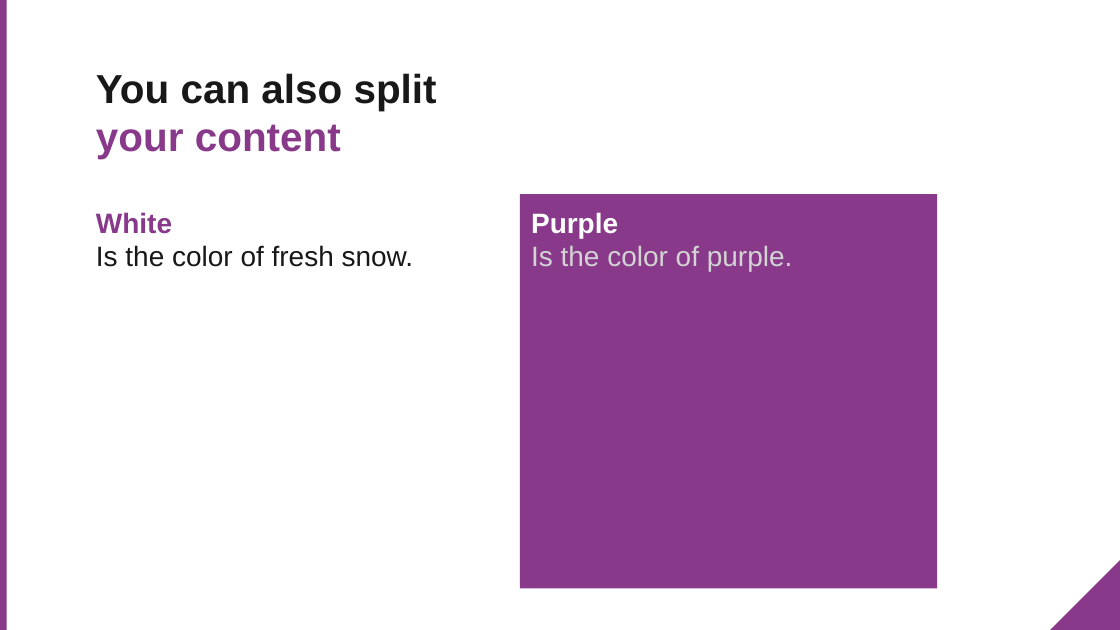
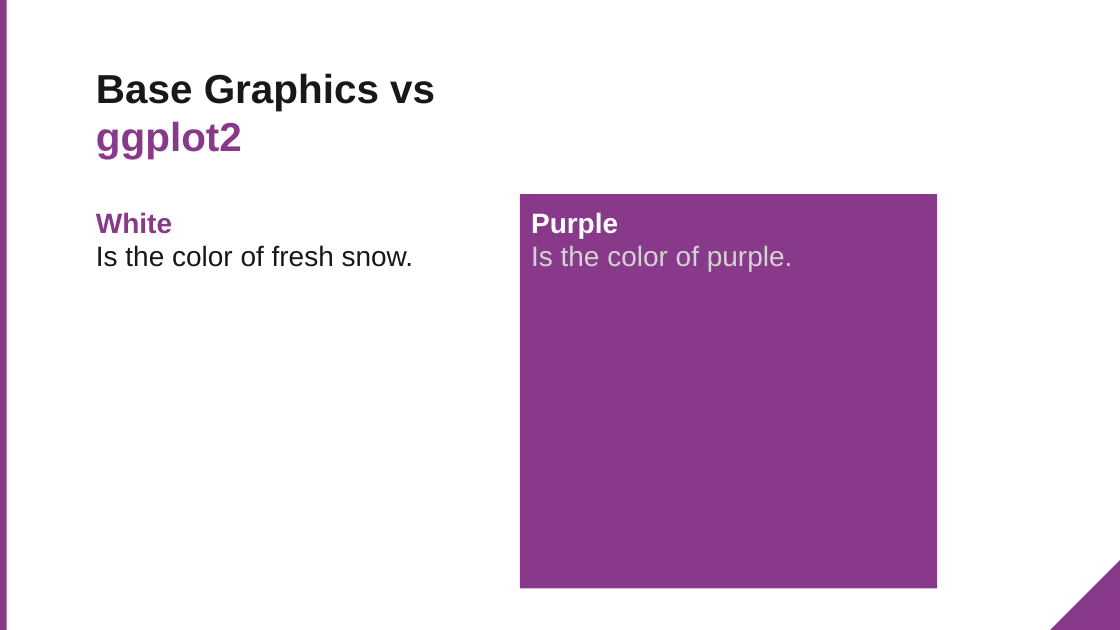
Before and after one commit to pamelamatias/RLadies_MUC, a slide deck: slide 6 of 20170521_2nd_meetup_ggplot2intro/20172105_ggplot2.pptx (slide 8 before the commit). Drawn at 1120x630 pixels with LibreOffice and Linux fonts; fonts in the diff are those of the drawing; background and template pictures are left out. Boxes give left, top, right and bottom in pixels: in the first picture for what was removed or moved away, otherwise in the second. Text is boxed around its words. In the diff, an @@ line names an element or a change of style, - is before the commit and + after.

```diff
--- a/20170521_2nd_meetup_ggplot2intro/20172105_ggplot2.pptx
+++ b/20170521_2nd_meetup_ggplot2intro/20172105_ggplot2.pptx
@@ title at [96, 73, 435, 159]: text changed @@
-You can also split your content
+Base Graphics vs ggplot2
```
Also in this commit, not shown: 3 other slides changed, 5 slides added, 3 slides removed, 2 other files.
